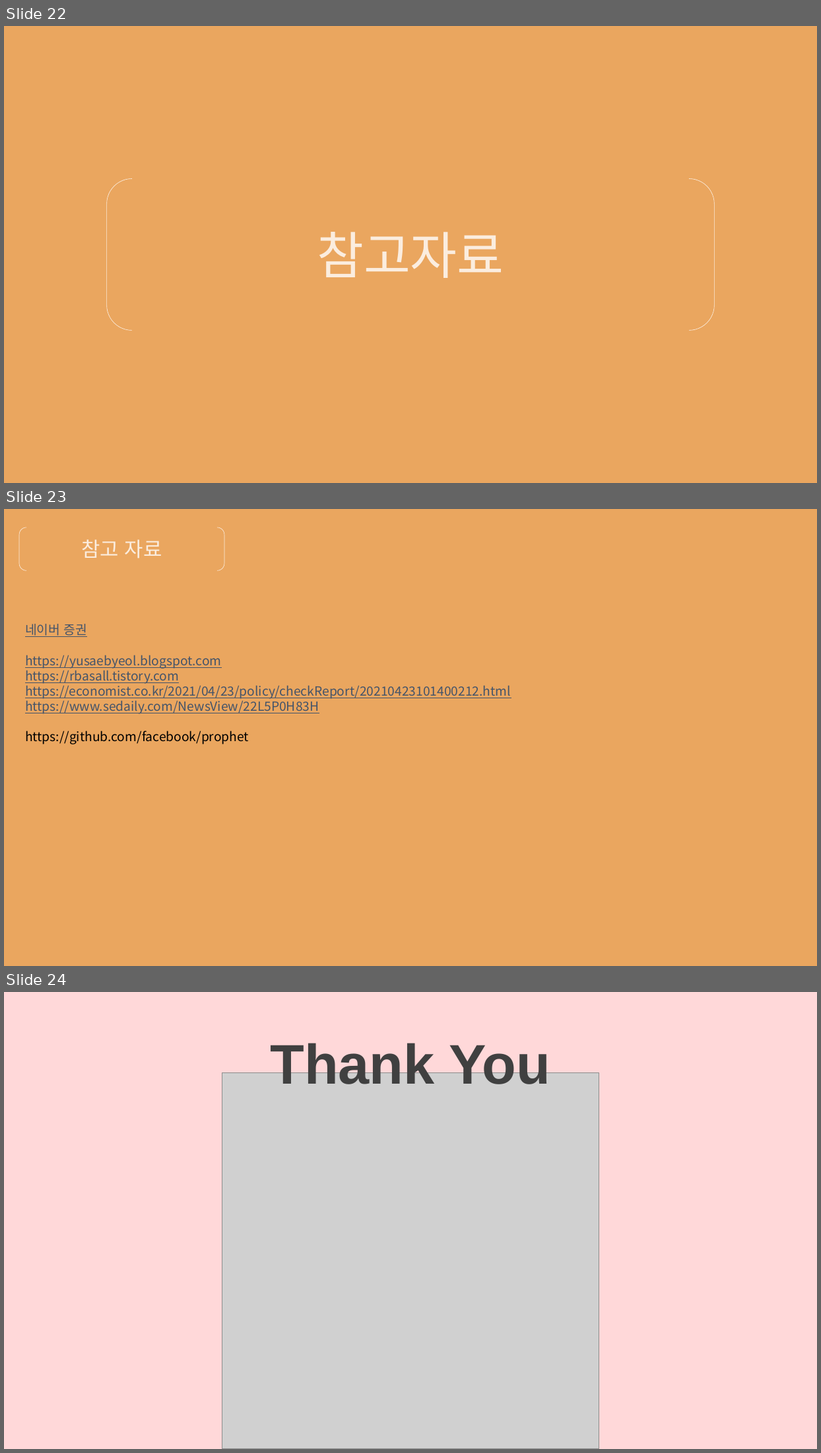
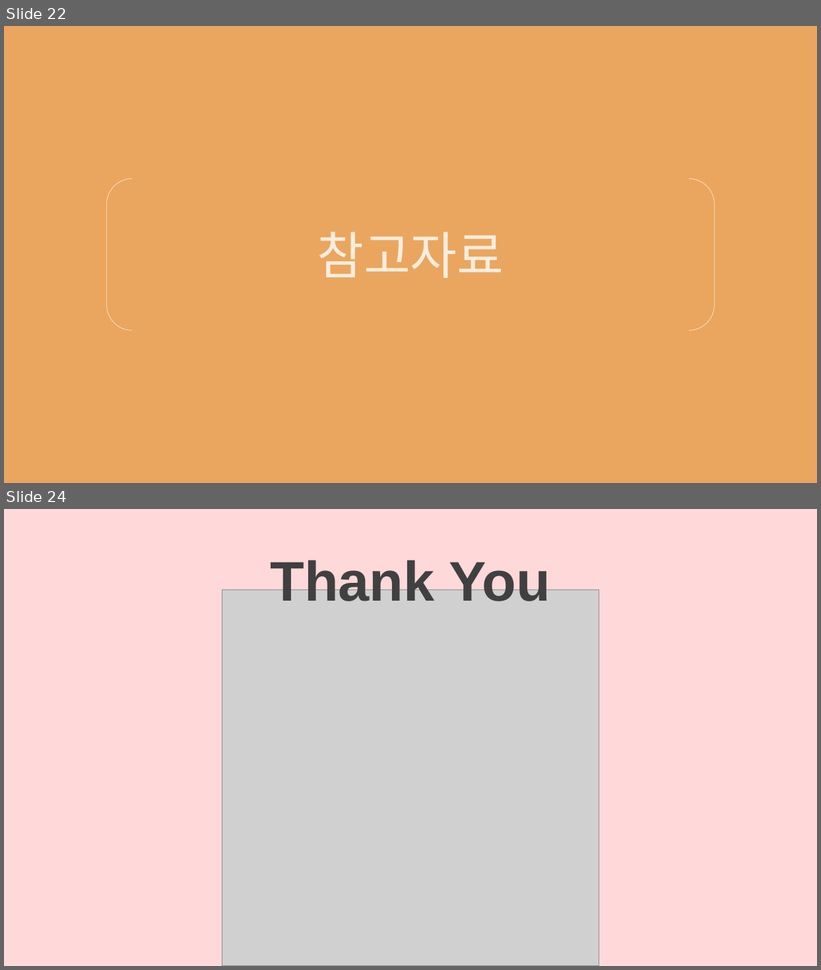
Before and after one commit to Capstone-Class/Capstone, a slide deck: PPT/기말 발표 PPT.pptx. Shown one above the other, each under a label of ours: slides 22, 23 and 24 before the commit, slides 22 and 24 after it; the slides between them are not shown. The pictures are 821x1453 and 821x970 pixels, drawn with LibreOffice and Linux fonts; fonts in the diff are those of the drawing; grey boxes stand for pictures. Boxes give left, top, right and bottom in pixels: in the first picture for what was removed or moved away, otherwise in the second. Text is boxed around its words. In the diff, an @@ line names an element or a change of style, - is before the commit and + after.

```diff
--- a/PPT/기말 발표 PPT.pptx
+++ b/PPT/기말 발표 PPT.pptx
@@ slide 23 removed at (4,509,817,966), background #EAA65F @@
@@ bracket pair removed at (19,527,224,570) @@
@@ text removed at (82,539,162,559) @@
-참고 자료
@@ text removed at (25,624,511,745) @@
-네이버 증권
-https://yusaebyeol.blogspot.com
-https://rbasall.tistory.com
-https://economist.co.kr/2021/04/23/policy/checkReport/20210423101400212.html
-https://www.sedaily.com/NewsView/22L5P0H83H
-https://github.com/facebook/prophet
```
Also in this commit, not shown: 1 slide added.
